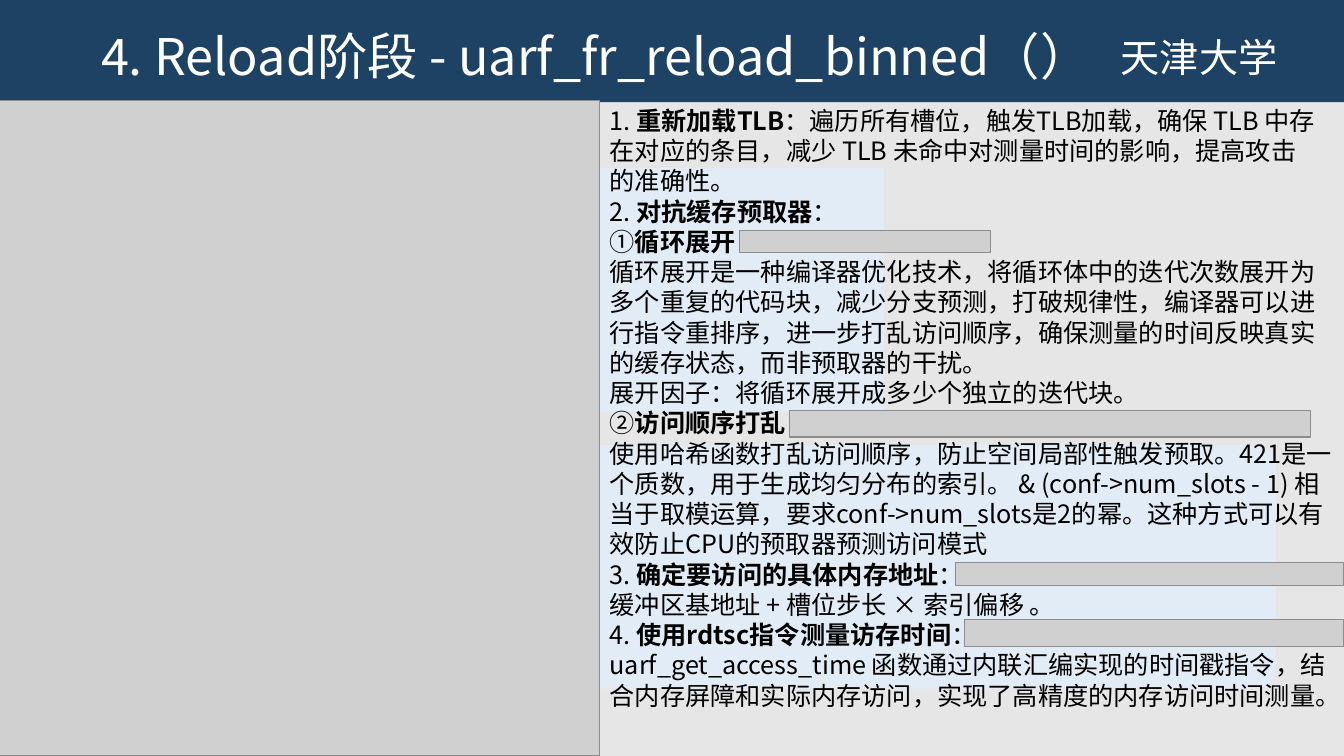
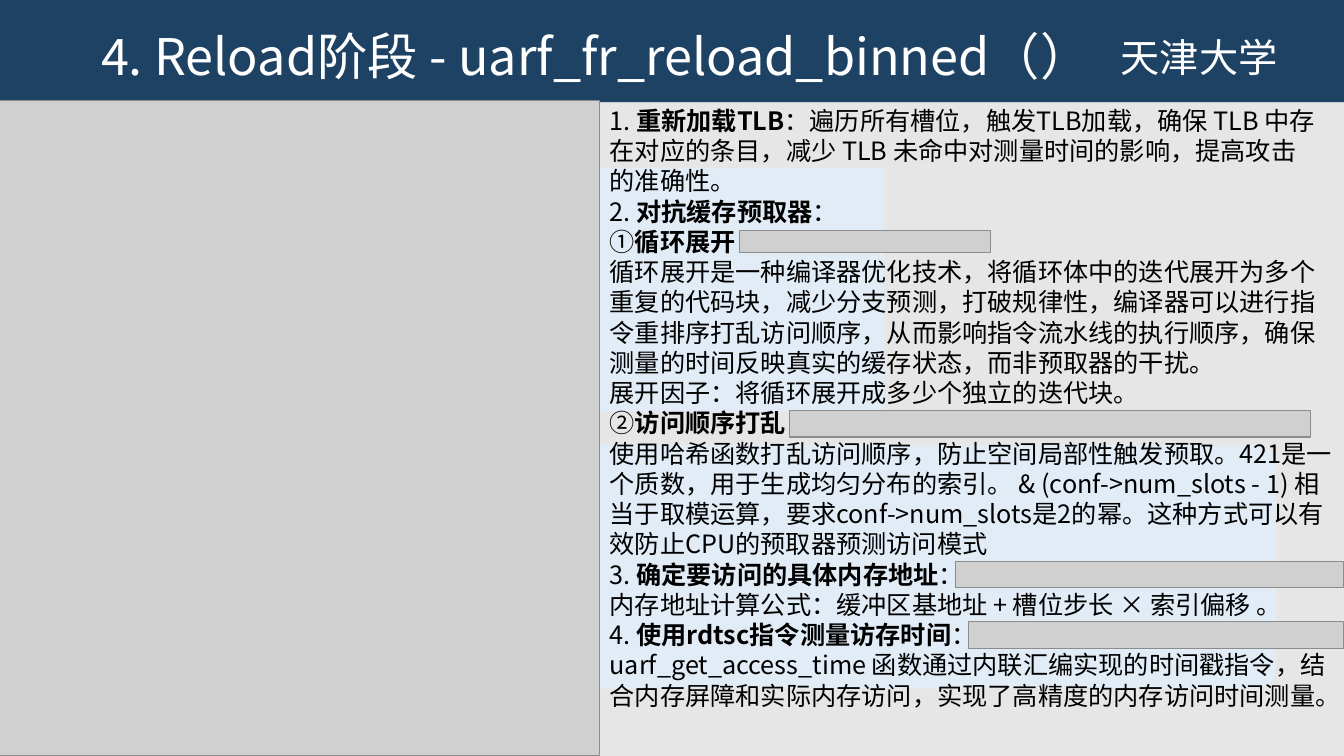
Before and after one commit to JHM2004/amd-microarch-side-channel-testbed, a slide deck: slide 7 of 第2次组会-flush and reload-2026-01-21/第2次组会.pptx. Drawn at 1344x756 pixels with LibreOffice and Linux fonts; fonts in the diff are those of the drawing; grey boxes stand for pictures; background and template pictures are left out. Boxes give left, top, right and bottom in pixels: in the first picture for what was removed or moved away, otherwise in the second. Text is boxed around its words. In the diff, an @@ line names an element or a change of style, - is before the commit and + after.

```diff
--- a/第2次组会-flush and reload-2026-01-21/第2次组会.pptx
+++ b/第2次组会-flush and reload-2026-01-21/第2次组会.pptx
@@ text at bbox=[610, 260, 1316, 375]: text changed @@
-循环展开是一种编译器优化技术，将循环体中的迭代次数展开为多个重复的代码块，减少分支预测，打破规律性，编译器可以进行指令重排序，进一步打乱访问顺序，确保测量的时间反映真实的缓存状态，而非预取器的干扰。
+循环展开是一种编译器优化技术，将循环体中的迭代展开为多个重复的代码块，减少分支预测，打破规律性，编译器可以进行指令重排序打乱访问顺序，从而影响指令流水线的执行顺序，确保测量的时间反映真实的缓存状态，而非预取器的干扰。
@@ text at bbox=[610, 592, 1282, 616]: text changed @@
-缓冲区基地址 + 槽位步长 × 索引偏移 。
+内存地址计算公式：缓冲区基地址 + 槽位步长 × 索引偏移 。
@@ picture: place and size @@
-picture at bbox=[965, 620, 1344, 647]
+picture at bbox=[969, 622, 1344, 649]
```
Also in this commit, not shown: 3 other slides changed, 2 other files.
